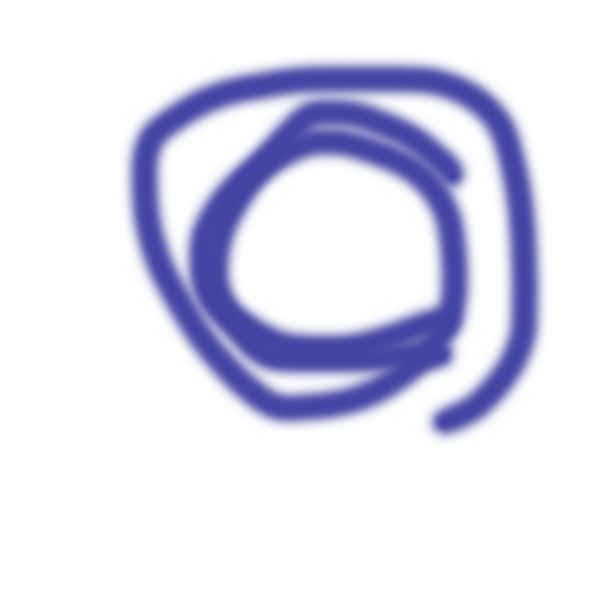
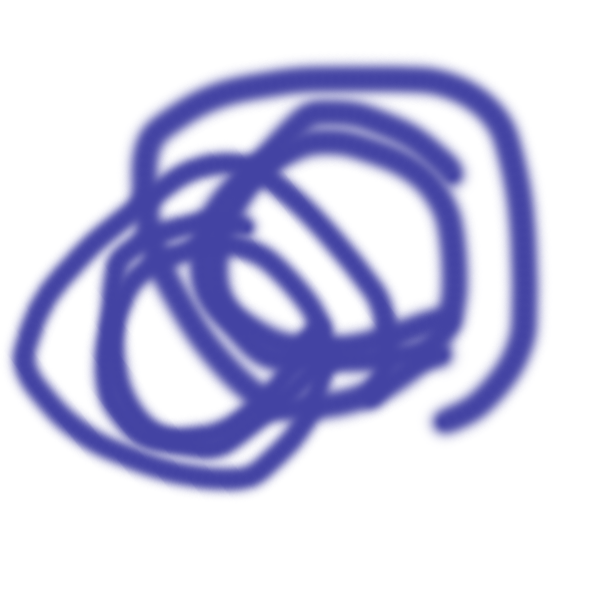
Before/after of a 600x600 layered artwork. What changed in the layer stack:
added layer "Layer 1" (1st of 2) above "Layer 1" over 2, 142, 406, 501
